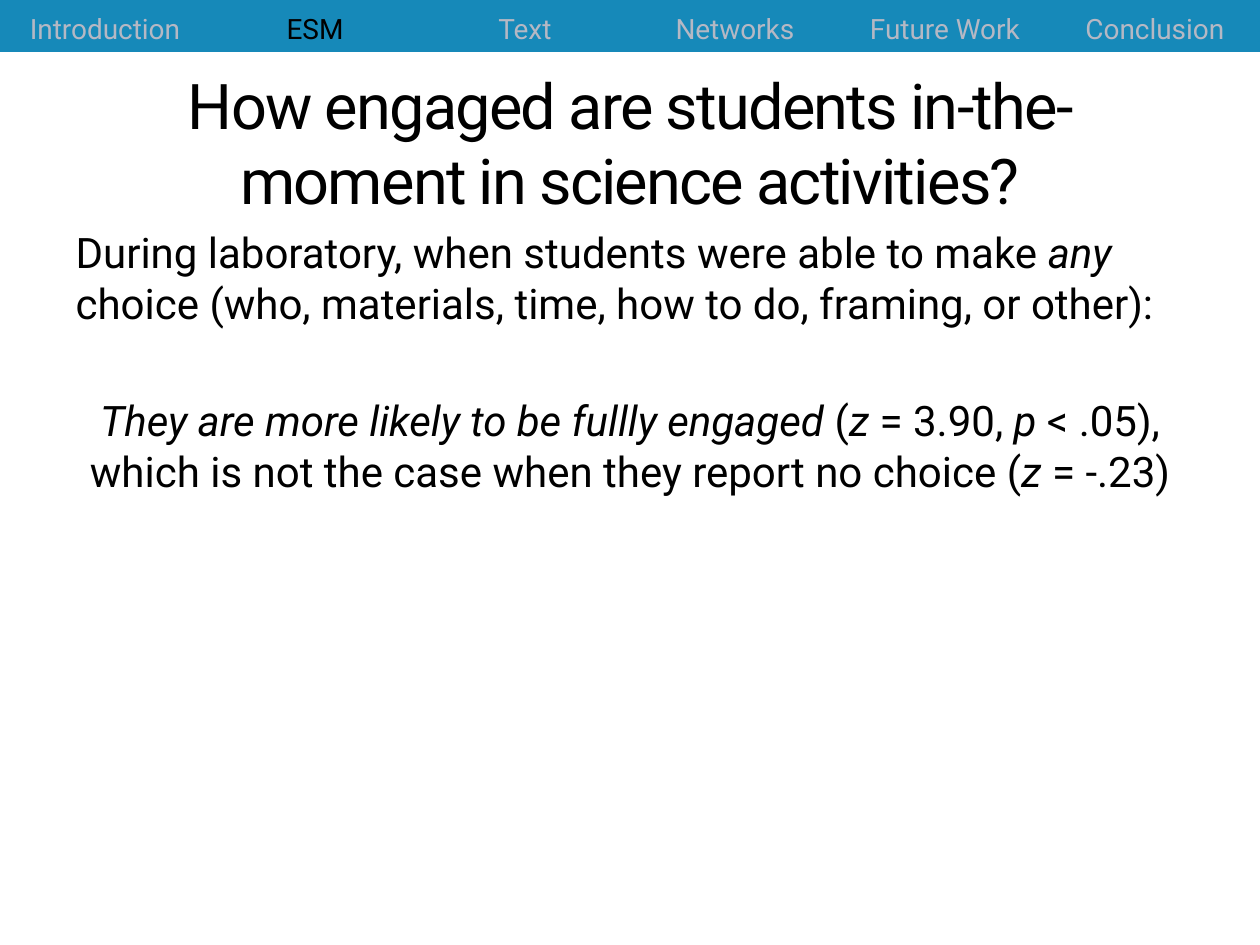
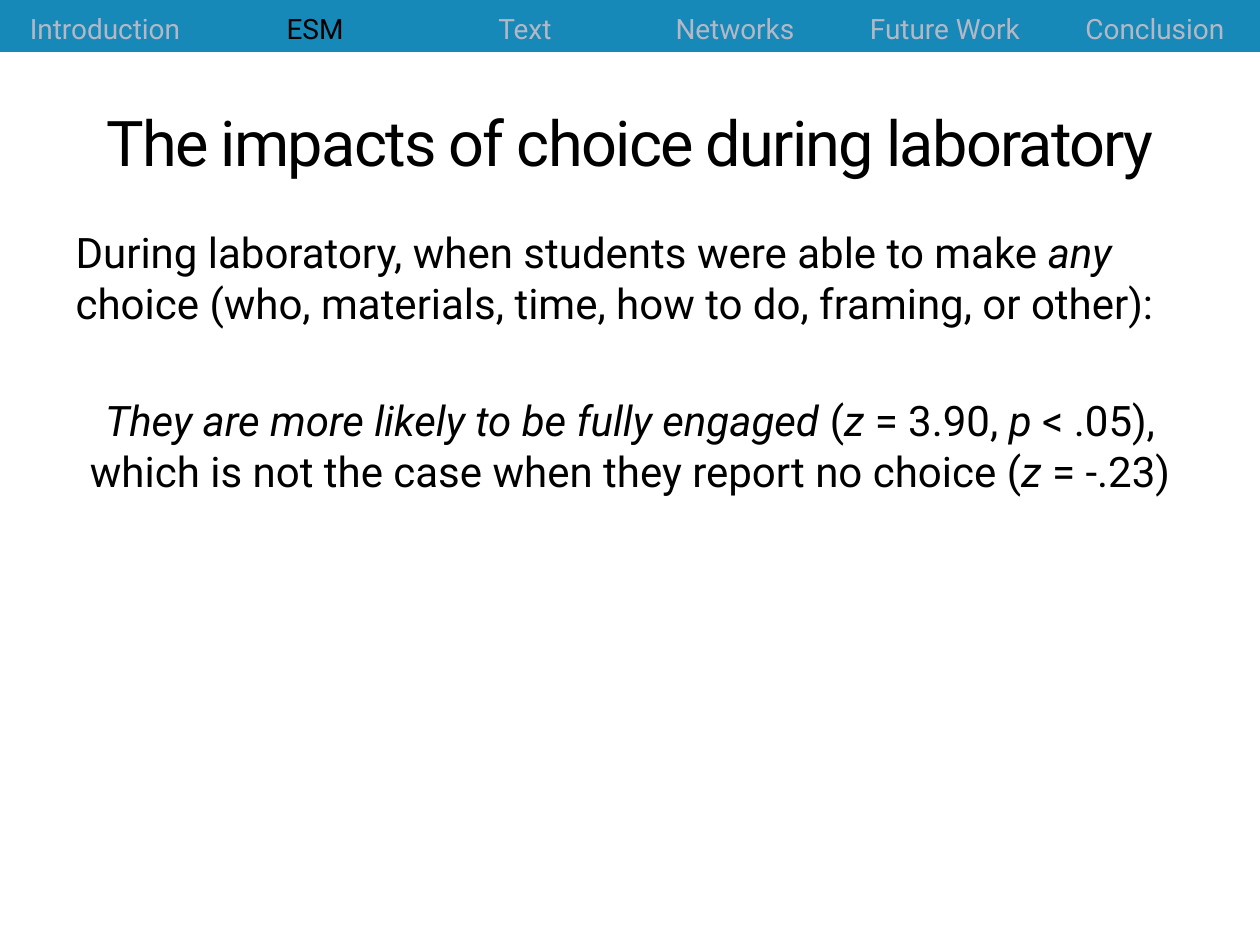
Before and after one commit to jrosen48/job-talk, a slide deck: slide 20 of 2018-1-16-Rosenberg-UT-Knoxville-talk.pptx (slide 15 before the commit). Drawn at 1260x945 pixels with LibreOffice and Linux fonts; fonts in the diff are those of the drawing. Boxes give left, top, right and bottom in pixels: in the first picture for what was removed or moved away, otherwise in the second. Text is boxed around its words. In the diff, an @@ line names an element or a change of style, - is before the commit and + after.

```diff
--- a/2018-1-16-Rosenberg-UT-Knoxville-talk.pptx
+++ b/2018-1-16-Rosenberg-UT-Knoxville-talk.pptx
@@ title at [106,118,1153,180]: text changed @@
-How engaged are students in-the-moment in science activities?
+The impacts of choice during laboratory
@@ text at [90,402,1170,497]: text changed @@
-They are more likely to be fullly engaged (z = 3.90, p < .05), which is not the case when they report no choice (z = -.23)
+They are more likely to be fully engaged (z = 3.90, p < .05), which is not the case when they report no choice (z = -.23)
```
Also in this commit, not shown: 13 other slides changed, 6 slides added, 1 slide removed, 4 other files.
